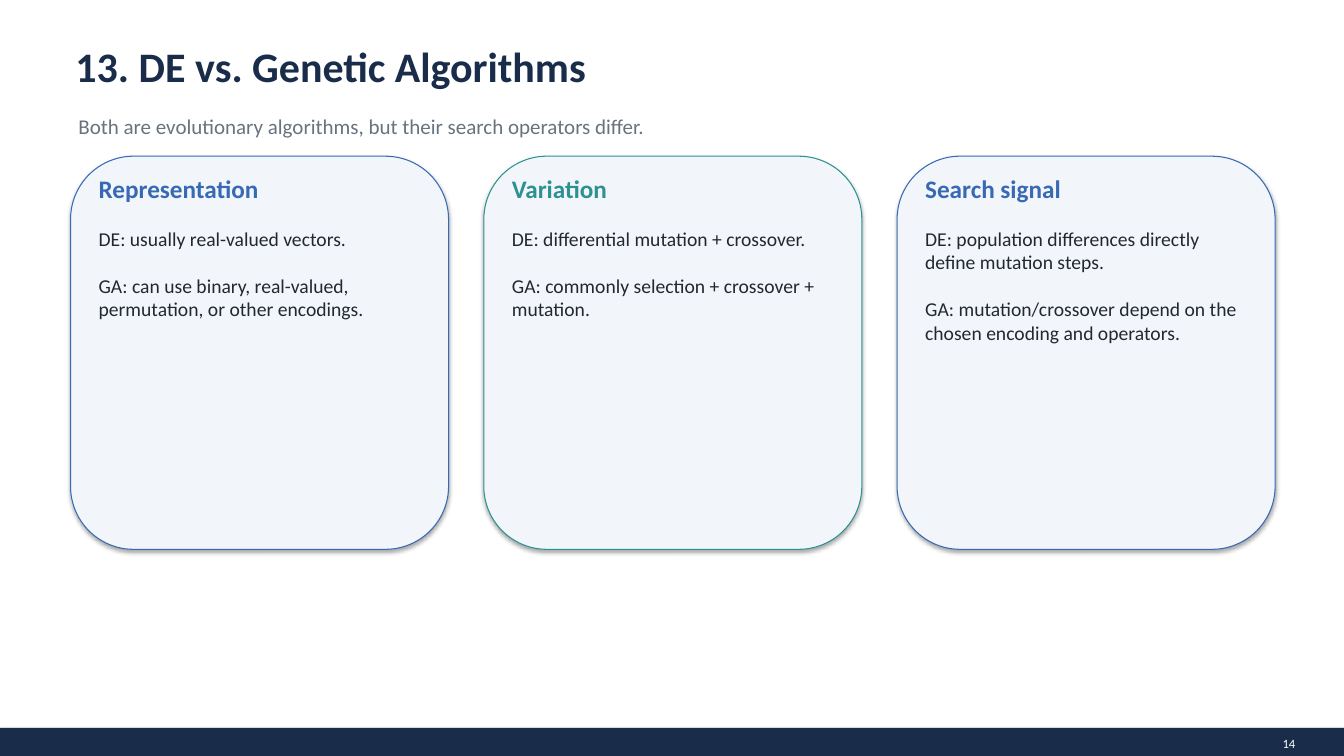
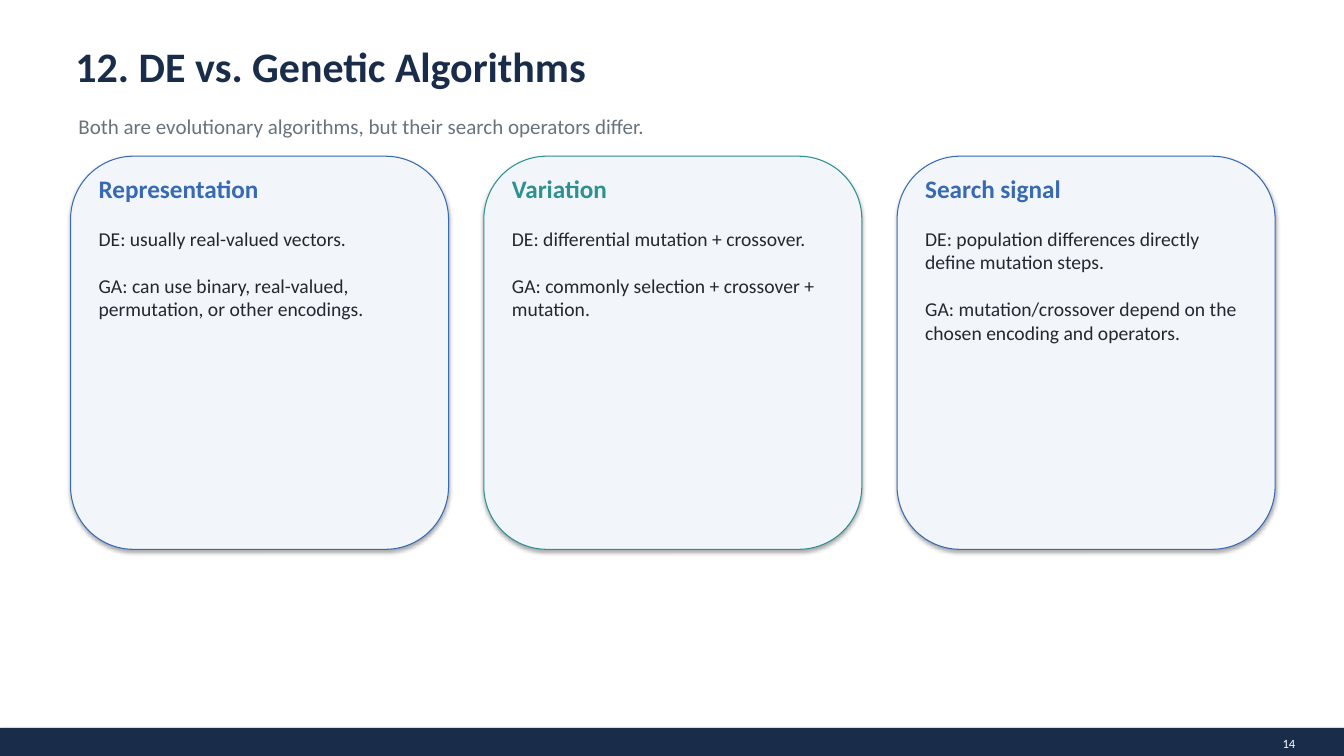
Before and after one commit to khaledmrasheed/khaledmrasheed.github.io, a slide deck: slide 13 of ECcourse/Differential_Evolution_Presentation.pptx (slide 14 before the commit). Drawn at 1344x756 pixels with LibreOffice and Linux fonts; fonts in the diff are those of the drawing. Boxes give left, top, right and bottom in pixels: in the first picture for what was removed or moved away, otherwise in the second. Text is boxed around its words. In the diff, an @@ line names an element or a change of style, - is before the commit and + after.

```diff
--- a/ECcourse/Differential_Evolution_Presentation.pptx
+++ b/ECcourse/Differential_Evolution_Presentation.pptx
@@ text at [75,52,586,89]: text changed @@
-13. DE vs. Genetic Algorithms
+12. DE vs. Genetic Algorithms
```
Also in this commit, not shown: 7 other slides changed, 1 slide removed.
